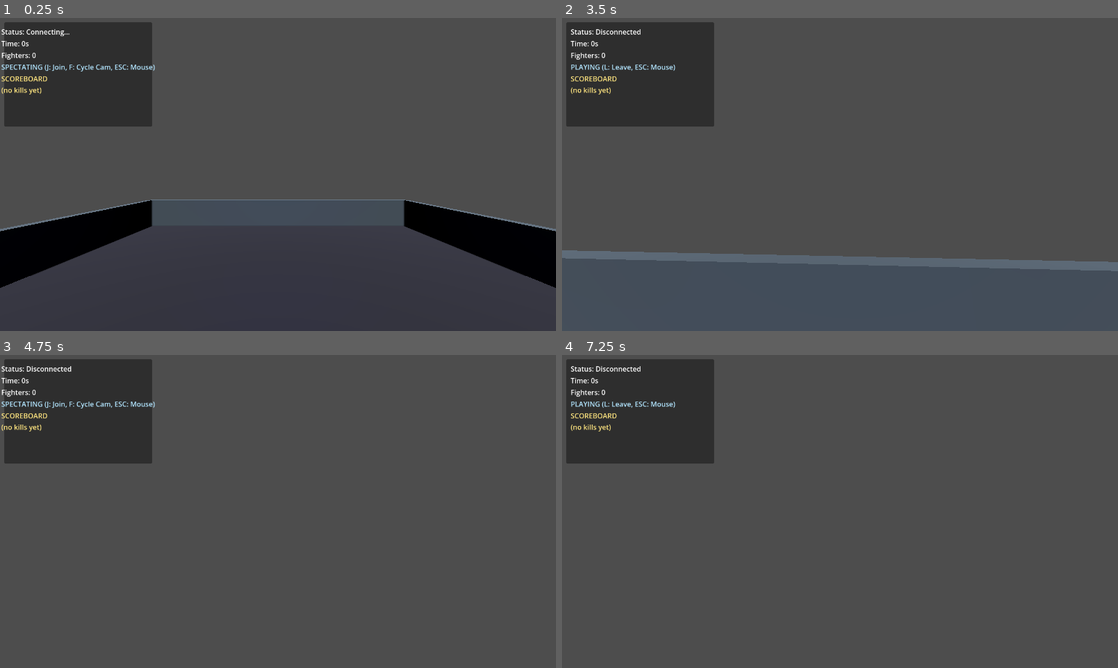
Above: before the commit, frames 1-4 (two rows, left to right).
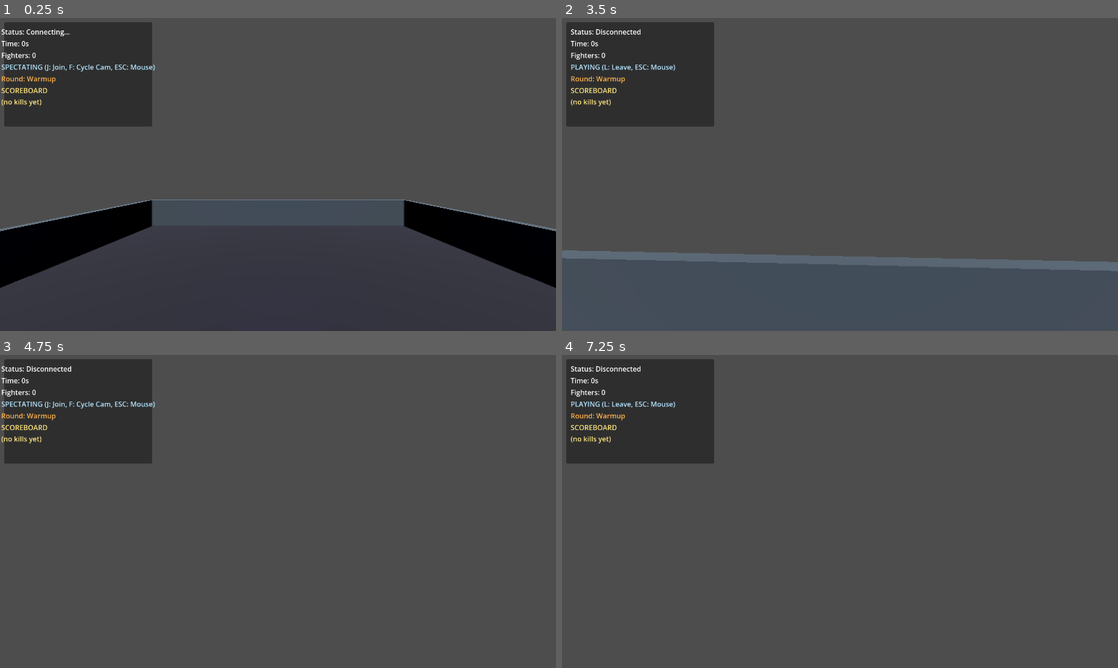
Above: after the commit, the same moments.

Repository: blisspixel/doomy
Game: Godot game, scene res://scenes/main.tscn
The game is run twice, just before and just after one commit, with the same random seed, the same clock (stepped at 60 frames per second) and the same inputs.
Inputs (mouse positions are in pixels of both pictures, inside the frame that each line leads up to):
- Up to frame 1 (0.25 s): no input
- Up to frame 2 (3.5 s): tap Enter at 0.5 s; move the mouse to (867, 174) at 0.52 s; press the mouse at (867, 174) at 0.53 s; hold W (move_forward) from 0.53 s (still down); move the mouse to (812, 174) at 1.27 s; release the mouse at (812, 174) at 1.28 s; click (812, 174) at 1.35 s; move the mouse to (851, 168) at 2.02 s; press the mouse at (851, 168) at 2.03 s; tap F (toggle_follow) at 2.1 s; move the mouse to (834, 180) at 2.77 s; release the mouse at (834, 180) at 2.78 s; tap J at 2.85 s; click (834, 180) at 3.05 s
- Up to frame 3 (4.75 s): keep holding W (move_forward); move the mouse to (316, 514) at 3.52 s; press the mouse at (316, 514) at 3.53 s; tap L at 3.6 s; move the mouse to (233, 508) at 4.27 s; release the mouse at (233, 508) at 4.28 s; click (233, 508) at 4.35 s
- Up to frame 4 (7.25 s): tap Space at 5, 6.5 s; move the mouse to (845, 511) at 5.02 s; press the mouse at (845, 511) at 5.03 s; tap Enter at 5.75 s; move the mouse to (817, 505) at 5.77 s; release W (move_forward) at 5.78 s; release the mouse at (817, 505) at 5.78 s; hold D (move_right) 5.78-6.53 s; tap F (toggle_follow) at 5.85 s; click (817, 505) at 6.05 s; move the mouse to (867, 511) at 6.52 s; press the mouse at (867, 511) at 6.53 s; hold W (move_forward) from 6.53 s (still down); tap J at 6.6 s

The runs differ from the first frame. In frame 1, 0.3% of the frame differs, in the area x 0-10%, y 18-29%; in frame 2, 0.3%, in the area x 1-12%, y 18-29%; in frame 3, 0.3%; in frame 4, 0.3%.

Commit message:
feat: match loop with rounds, scoring, and exceptional feel
- Round system: warmup (3s), active with frag/time limits, auto-restart
- Frag limit (default 10) or time limit (default 3min) per round
- Live scoreboard tracking per-round kills, winner announcement
- Round state and time displayed in HUD with round messages
- Scores reset between rounds, bots persist when humans leave
- Enhanced muzzle flash (brighter, scale pulse) and hit feedback
- Louder hit feedback with scale pulse animation
- Intent/behavior chips displayed for named bots in HUD
- Client interpolation already present (INTERP_SPEED in player_pawn)
- Agent-adapter hardened: full observe/act docs with schemas
- README updated to Minecraft-shaped self-host first approach
- Server options documented (bind address, bot count)
- Tests for round lifecycle, scoring, and persistence
- All verification passing: fmt, clippy -D warnings, test, build

Co-authored-by: Nick Seal <blisspixel@users.noreply.github.com>

Diff:
--- a/client/scenes/main.tscn
+++ b/client/scenes/main.tscn
@@ -59,6 +59,11 @@
 text = "SPECTATING"
 theme_override_colors/font_color = Color(0.7, 0.9, 1, 1)
 
+[node name="RoundLabel" type="Label" parent="HUD/Panel/VBoxContainer"]
+layout_mode = 2
+text = "Round: Warmup"
+theme_override_colors/font_color = Color(1, 0.7, 0.3, 1)
+
 [node name="Scoreboard" type="Label" parent="HUD/Panel/VBoxContainer"]
 layout_mode = 2
 text = "SCOREBOARD
@@ -84,3 +89,23 @@
 text = "FRAG!"
 horizontal_alignment = 1
 vertical_alignment = 1
+
+[node name="RoundMessage" type="Label" parent="HUD"]
+anchors_preset = 8
+anchor_left = 0.5
+anchor_top = 0.5
+anchor_right = 0.5
+anchor_bottom = 0.5
+offset_left = -400.0
+offset_top = -200.0
+offset_right = 400.0
+offset_bottom = -100.0
+grow_horizontal = 2
+grow_vertical = 2
+theme_override_colors/font_color = Color(1, 0.9, 0.2, 1)
+theme_override_colors/font_outline_color = Color(0, 0, 0, 1)
+theme_override_constants/outline_size = 10
+theme_override_font_sizes/font_size = 56
+text = "ROUND 1 - FIGHT!"
+horizontal_alignment = 1
+vertical_alignment = 1
--- a/client/scripts/game_manager.gd
+++ b/client/scripts/game_manager.gd
@@ -71,9 +71,13 @@
 func _on_snapshot_received(data):
 	var tick = data.get("tick", 0)
 	var player_list = data.get("players", [])
+	var round_state = data.get("round_state", "")
+	var round_time_left = data.get("round_time_left", 0)
+	var frag_limit = data.get("frag_limit", 0)
 
 	hud.set_tick(tick)
 	hud.set_player_count(len(player_list))
+	hud.set_round_info(round_state, round_time_left, frag_limit)
 
 	var current_ids = {}
 
@@ -84,7 +88,6 @@
 		if not players.has(id):
 			var pawn = player_scene.instantiate()
 			arena.add_child(pawn)
-			# Set initial position before setting player data to avoid snap
 			pawn.position = Vector3(player_data.x, player_data.y, player_data.z)
 			pawn.rotation.y = player_data.yaw
 			pawn.set_player_data(id, player_data.name)
@@ -110,3 +113,7 @@
 	var event_type = data.get("event", "")
 	if event_type == "frag":
 		hud.show_frag(data.get("killer", "?"), data.get("victim", "?"))
+	elif event_type == "round_start":
+		hud.show_round_start(data.get("round_number", 0))
+	elif event_type == "round_end":
+		hud.show_round_end(data.get("winner", ""), data.get("reason", ""))
--- a/client/scripts/hud.gd
+++ b/client/scripts/hud.gd
@@ -4,7 +4,9 @@
 @onready var tick_label = $Panel/VBoxContainer/TickLabel
 @onready var player_count_label = $Panel/VBoxContainer/PlayerCountLabel
 @onready var mode_label = $Panel/VBoxContainer/ModeLabel
+@onready var round_label = $Panel/VBoxContainer/RoundLabel
 @onready var frag_label = $FragLabel
+@onready var round_message = $RoundMessage
 @onready var scoreboard = $Panel/VBoxContainer/Scoreboard
 
 var scores = {}
@@ -12,6 +14,9 @@
 func _ready():
 	if frag_label:
 		frag_label.text = ""
+	if round_message:
+		round_message.text = ""
+		round_message.visible = false
 	set_mode("SPECTATING")
 	update_scoreboard()
 
@@ -31,6 +36,19 @@
 		var seconds = tick / 20
 		tick_label.text = "Time: " + str(seconds) + "s"
 
+func set_round_info(state: String, time_left: int, frag_limit: int):
+	if not round_label:
+		return
+
+	var text = "Round: " + state
+	if state == "Active":
+		if time_left > 0:
+			text += " | Time: " + str(time_left) + "s"
+		if frag_limit > 0:
+			text += " | Frag limit: " + str(frag_limit)
+
+	round_label.text = text
+
 func set_player_count(count: int):
 	if player_count_label:
 		player_count_label.text = "Fighters: " + str(count)
@@ -46,7 +64,7 @@
 	sorted_scores.sort_custom(func(a, b): return a.kills > b.kills)
 
 	var text = "SCOREBOARD\n"
-	for i in range(min(4, len(sorted_scores))):
+	for i in range(min(8, len(sorted_scores))):
 		var entry = sorted_scores[i]
 		text += entry.name + ": " + str(entry.kills) + "\n"
 
@@ -63,7 +81,6 @@
 		frag_label.text = killer + " FRAGGED " + victim + "!"
 		frag_label.visible = true
 
-		# Pulse effect
 		var tween = create_tween()
 		tween.tween_property(frag_label, "scale", Vector2(1.2, 1.2), 0.1)
 		tween.tween_property(frag_label, "scale", Vector2(1.0, 1.0), 0.1)
@@ -71,3 +88,36 @@
 		await get_tree().create_timer(2.5).timeout
 		if is_instance_valid(frag_label):
 			frag_label.visible = false
+
+func show_round_start(round_number: int):
+	if round_message:
+		round_message.text = "ROUND " + str(round_number) + " - FIGHT!"
+		round_message.visible = true
+
+		var tween = create_tween()
+		tween.tween_property(round_message, "scale", Vector2(1.3, 1.3), 0.2)
+		tween.tween_property(round_message, "scale", Vector2(1.0, 1.0), 0.2)
+
+		await get_tree().create_timer(3.0).timeout
+		if is_instance_valid(round_message):
+			round_message.visible = false
+
+func show_round_end(winner: String, reason: String):
+	scores = {}
+	update_scoreboard()
+
+	if round_message:
+		var message = reason.to_upper()
+		if winner != "":
+			message += "\nWINNER: " + winner
+
+		round_message.text = message
+		round_message.visible = true
+
+		var tween = create_tween()
+		tween.tween_property(round_message, "scale", Vector2(1.3, 1.3), 0.2)
+		tween.tween_property(round_message, "scale", Vector2(1.0, 1.0), 0.2)
+
+		await get_tree().create_timer(4.0).timeout
+		if is_instance_valid(round_message):
+			round_message.visible = false
--- a/client/scripts/player_pawn.gd
+++ b/client/scripts/player_pawn.gd
@@ -108,16 +108,27 @@
 	if muzzle:
 		muzzle.visible = true
 		var mat = StandardMaterial3D.new()
-		mat.albedo_color = Color(1.0, 0.9, 0.5)
+		mat.albedo_color = Color(1.0, 0.95, 0.6)
 		mat.emission_enabled = true
-		mat.emission = Color(1.0, 0.8, 0.3)
-		mat.emission_energy = 4.0
+		mat.emission = Color(1.0, 0.85, 0.3)
+		mat.emission_energy = 6.0
 		muzzle.material_override = mat
 
-		await get_tree().create_timer(0.08).timeout
+		var original_scale = muzzle.scale
+		muzzle.scale = original_scale * 1.5
+
+		await get_tree().create_timer(0.1).timeout
 		if is_instance_valid(muzzle):
 			muzzle.visible = false
+			muzzle.scale = original_scale
 
 func show_hit_feedback():
-	hit_flash_timer = 0.15
+	hit_flash_timer = 0.2
 	_update_body_color(true)
+
+	var original_scale = body.scale if body else Vector3.ONE
+	if body:
+		body.scale = original_scale * 1.15
+		await get_tree().create_timer(0.1).timeout
+		if is_instance_valid(body):
+			body.scale = original_scale
Not shown, changed: README.md
Not shown, changed: agent-adapter/README.md
Not shown, changed: server/src/protocol.rs
Not shown, changed: server/src/sim.rs
Not shown, changed: server/src/tests.rs
